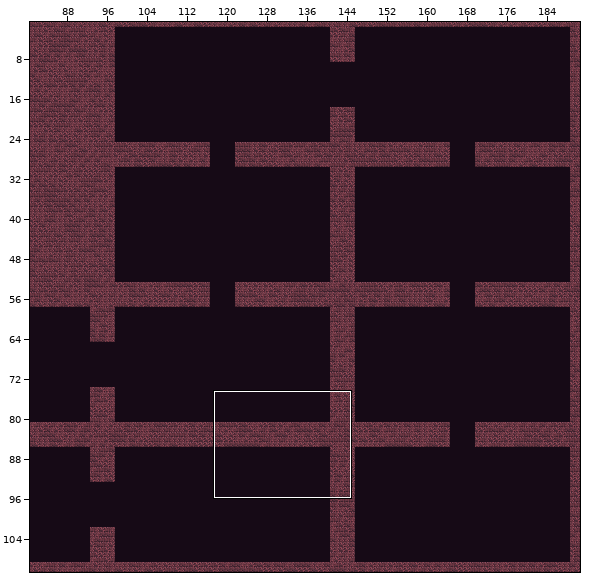
Level history. Tiled map: android/assets/maps/StageMap1.tmx. The picture above shows the old version from afar; the outline marks the close-up.
Close-up. Earlier state:
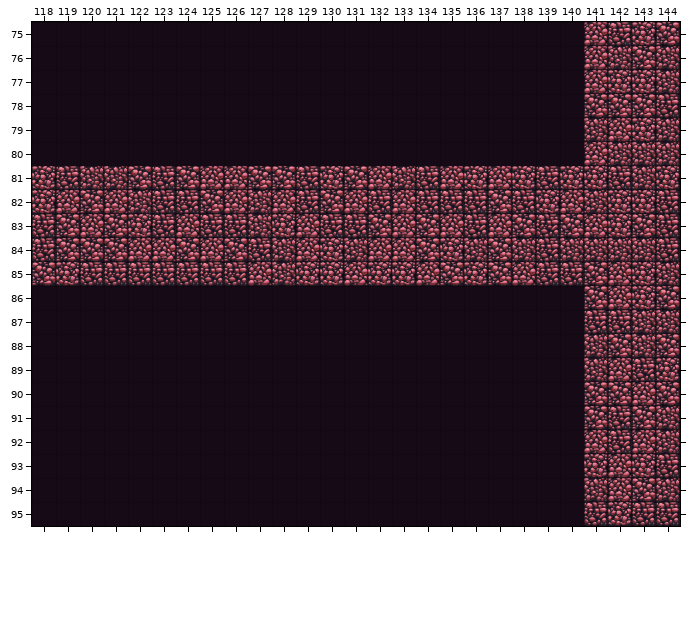
Cells are 64x64 px. Shown: x 118..144, y 75..95. The commit also changed other parts of the map, which this record leaves out.
New version:
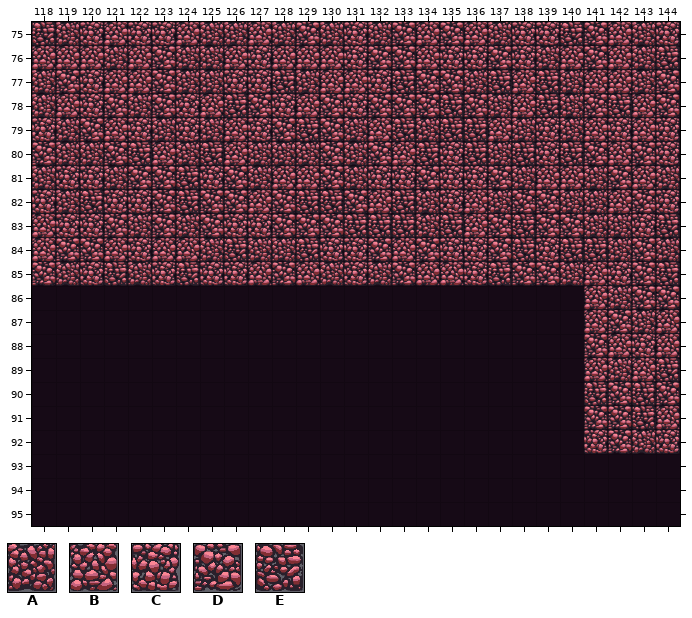
Key: from "tileMapGutter": A 5, B 6, C 7, D 8, E 9.
_ is an empty cell.
Difference:
Layer "terrain":
y 75: x 118..144 _______________________BECD -> EACBCCBAABADACADBDBACCEDBAC
y 76: x 118..144 _______________________BADA -> BBBABDAABCBBBCDDBCCDCABDBAE
y 77: x 118..140 _______________________ -> ADCBBDAACCEABBCEDDAEBEA; x 142..144 CCA -> BAD
y 78: x 118..140 _______________________ -> ABCDADCBEDCBDCDDDEDABEA; x 142..144 DDE -> EBD
y 79: x 118..144 _______________________ABCA -> CADBCACABCDEDABEAEEBACABCBC
y 80: x 118..144 _______________________BAAA -> DAADEBAEBAAADADBECEAECEDBDC
y 81: x 118..120 CEA -> ACC; x 123..135 EDBBDDECDBAEB -> DECDABBDACCDC; x 137..144 BCECCEAC -> DABBADBA
y 82: x 119..123 BDBAE -> AECCD; x 126..128 BAB -> DBD; x 130..140 DBEBEEEDECB -> EDBEACBADDA; x 142..144 CCE -> BDC
y 83: x 118..120 EDB -> BCC; x 122..130 CEBEEACBE -> ADADCCDDD; x 132..139 DBDBEBDE -> EEAEBDED; x 141..143 BCD -> AAC
y 84: x 118 E -> B; x 121..122 DB -> BC; x 124..127 DBDE -> BAEA; x 129 B -> E; x 131..132 AB -> CD; x 136 A -> C; x 138..141 AEAA -> ECEE; x 143..144 AE -> DA
y 85: x 119..120 CE -> AC; x 122..123 EE -> AC; x 125..126 EE -> CC; x 128..133 ACCBCC -> DBACAD; x 135 D -> B; x 137..144 DBEEDBCA -> EDDABCDE
y 86: x 141..143 DBC -> BAD
y 87: x 141..142 EE -> BD; x 144 A -> B
y 88: x 141..144 ADAD -> DBCB
y 89: x 141..144 ABEC -> BABE
y 90: x 141 D -> E; x 143 B -> E
y 91: x 142..144 EDA -> DEB
y 92: x 141..144 BEBA -> CDAC
y 93: x 141..144 CBCE -> ____
y 94: x 141..144 ABDA -> ____
y 95: x 141..144 ECEE -> ____
Boxes around the changes in both close-ups, in picture pixels (x1, y1, x2, y2):
changed: (32, 22, 680, 526)
